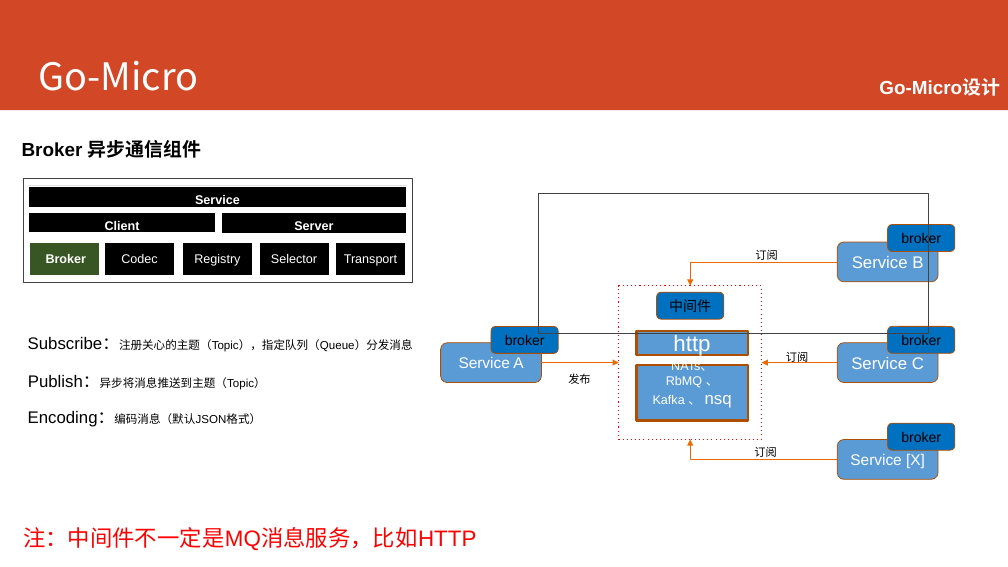
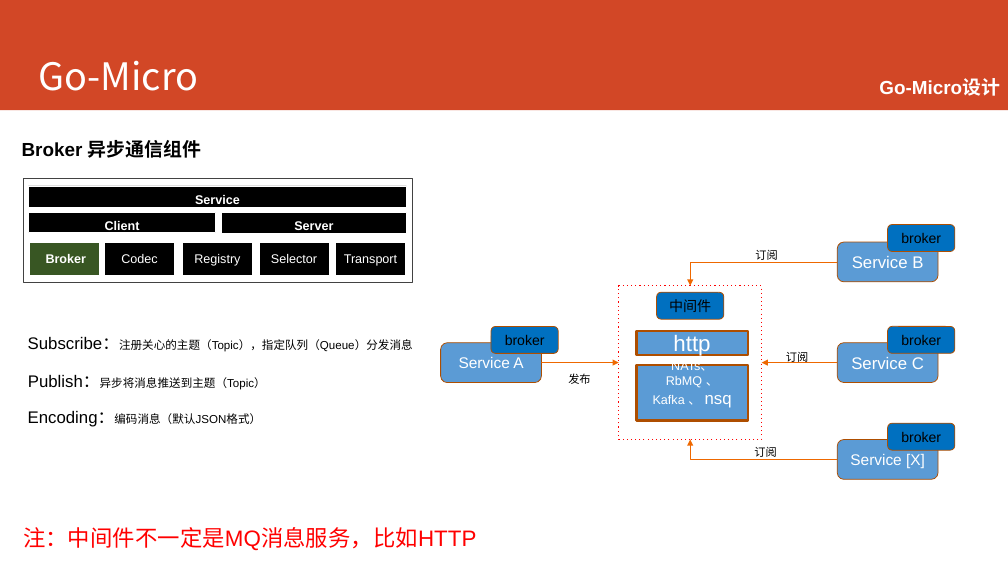
Before and after one commit to printfcoder/printfcoder, a slide deck: slide 51 of course/for-emc/course-for-emc.pptx. Drawn at 1008x567 pixels with LibreOffice and Linux fonts; fonts in the diff are those of the drawing. Boxes give left, top, right and bottom in pixels: in the first picture for what was removed or moved away, otherwise in the second. Text is boxed around its words. In the diff, an @@ line names an element or a change of style, - is before the commit and + after.

```diff
--- a/course/for-emc/course-for-emc.pptx
+++ b/course/for-emc/course-for-emc.pptx
@@ freeform shape removed at bbox=[538, 194, 928, 333] @@
```
Also in this commit, not shown: 4 other slides changed, 23 slides added, 4 other files.
